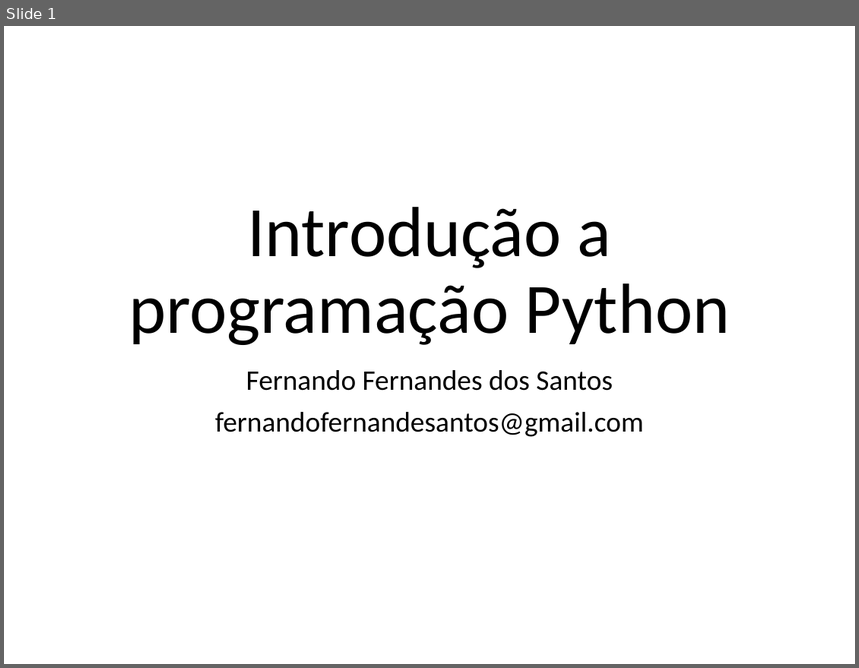
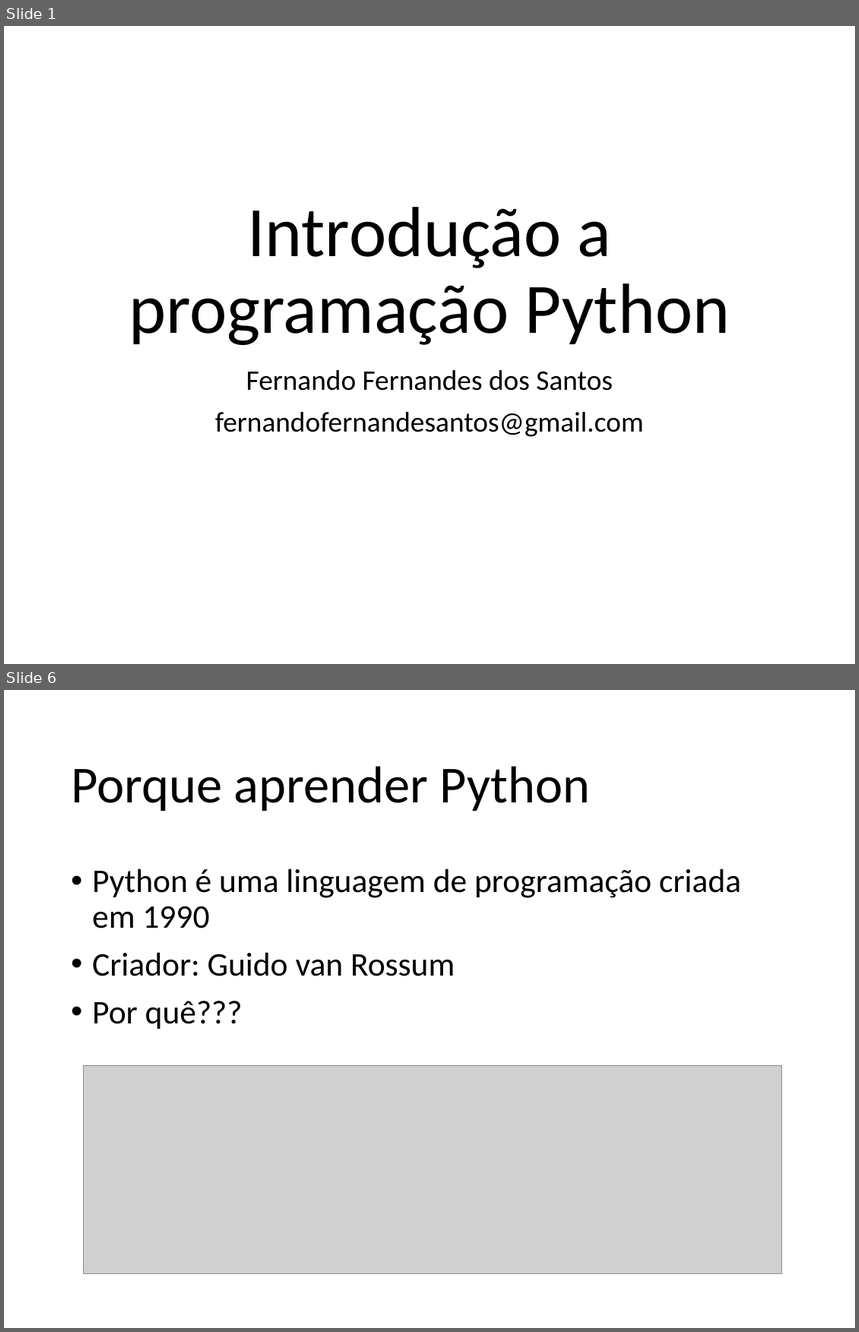
Before and after one commit to fernandoFernandeSantos/minicurso_python_2019, a slide deck: aula.pptx. Shown one above the other, each under a label of ours: slide 1 before the commit, slides 1 and 6 after it; the slides between them are not shown. The pictures are 859x668 and 859x1332 pixels, drawn with LibreOffice and Linux fonts; fonts in the diff are those of the drawing; grey boxes stand for pictures. Boxes give left, top, right and bottom in pixels: in the first picture for what was removed or moved away, otherwise in the second. Text is boxed around its words. In the diff, an @@ line names an element or a change of style, - is before the commit and + after.

```diff
--- a/aula.pptx
+++ b/aula.pptx
@@ slide 6 added at bbox=[4, 690, 855, 1328], background #FFFFFF @@
@@ title added at bbox=[71, 766, 590, 811], 44 pt, text #000000 @@
+Porque aprender Python
@@ text added at bbox=[92, 869, 741, 1029], 28 pt, text #000000 @@
+• Python é uma linguagem de programação criada em 1990
+• Criador: Guido van Rossum
+• Por quê???
@@ picture added at bbox=[83, 1065, 782, 1274] @@
```
Also in this commit, not shown: 41 other slides added, 4 other files.
